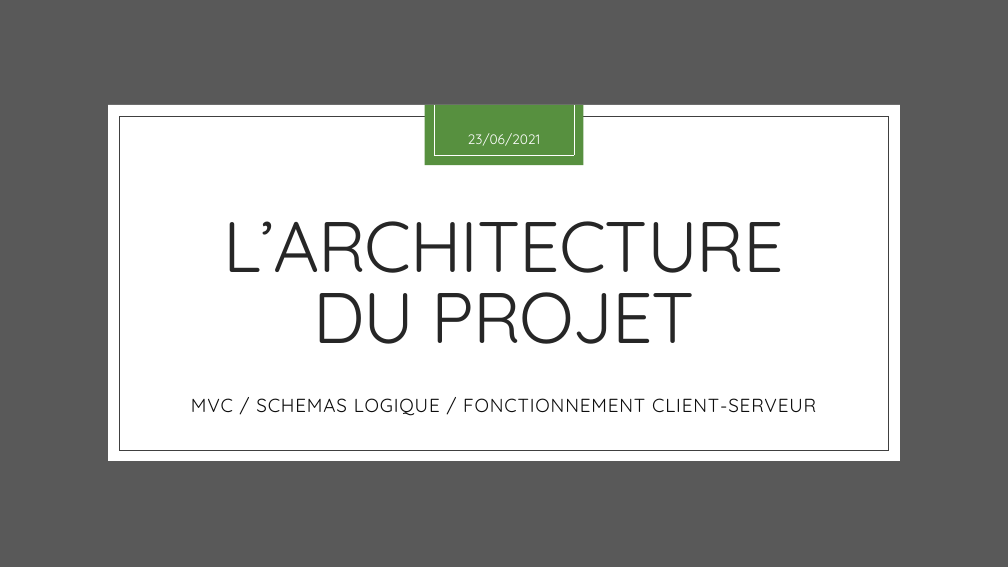
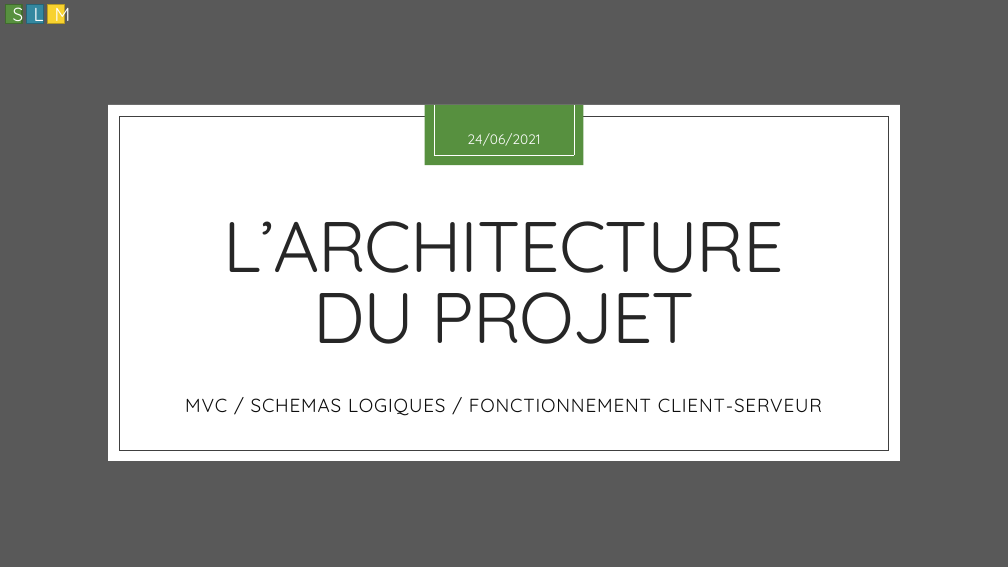
Before and after one commit to aiekick/ProjectStationMeteo, a slide deck: slide 9 of doc/StationMeteo_Soutenance_Mickael.pptx (slide 8 before the commit). Drawn at 1008x567 pixels with LibreOffice and Linux fonts; fonts in the diff are those of the drawing. Boxes give left, top, right and bottom in pixels: in the first picture for what was removed or moved away, otherwise in the second. Text is boxed around its words. In the diff, an @@ line names an element or a change of style, - is before the commit and + after.

```diff
--- a/doc/StationMeteo_Soutenance_Mickael.pptx
+++ b/doc/StationMeteo_Soutenance_Mickael.pptx
@@ rectangle added at (x1=5, y1=5, x2=22, y2=23), fill #57903F, outline #406B2F 1 pt, 18 pt, text #FFFFFF @@
+S
@@ rectangle added at (x1=26, y1=5, x2=43, y2=23), fill #3488A0, outline #266576 1 pt, 18 pt, text #FFFFFF @@
+L
@@ rectangle added at (x1=47, y1=5, x2=64, y2=23), fill #F8D22F, outline #B79B23 1 pt, 18 pt, text #FFFFFF @@
+M
@@ text at (x1=467, y1=133, x2=540, y2=146): text changed @@
-23/06/2021
+24/06/2021
@@ subtitle at (x1=185, y1=398, x2=822, y2=416): text changed @@
-MVC / SCHEMAS LOGIQUE / FONCTIONNEMENT CLIENT-SERVEUR
+MVC / SCHEMAS LOGIQUES / FONCTIONNEMENT CLIENT-SERVEUR
```
Also in this commit, not shown: 23 other slides changed, 27 slides added, 20 slides removed.
